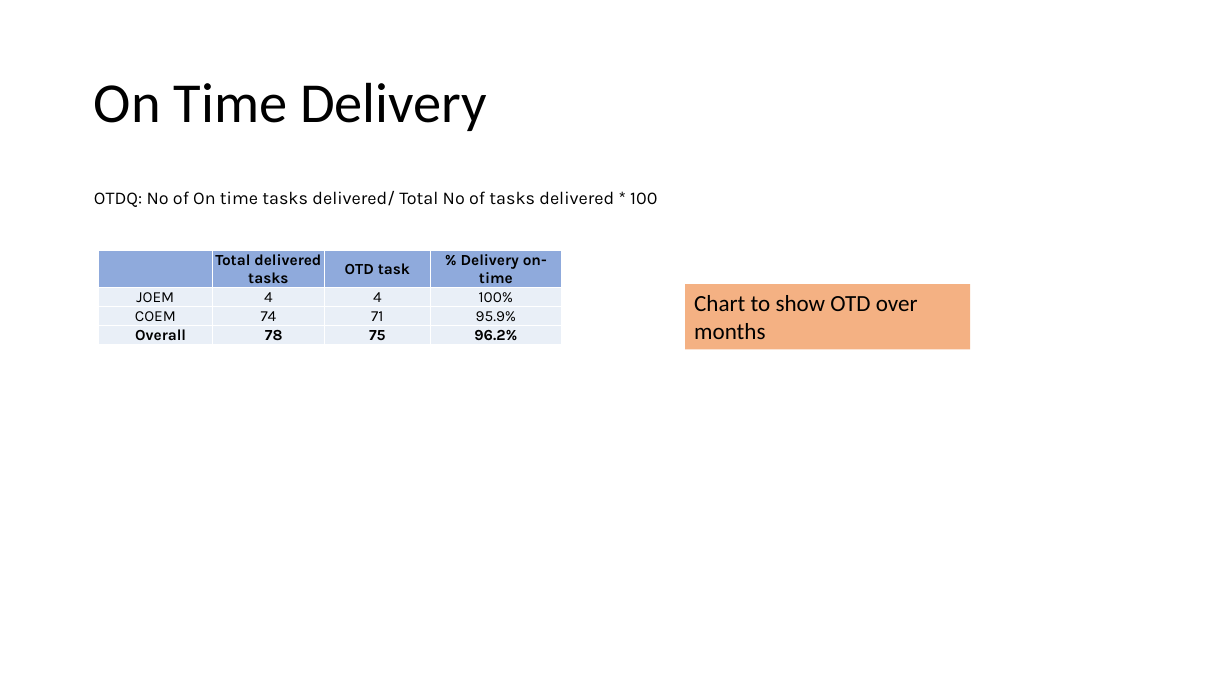
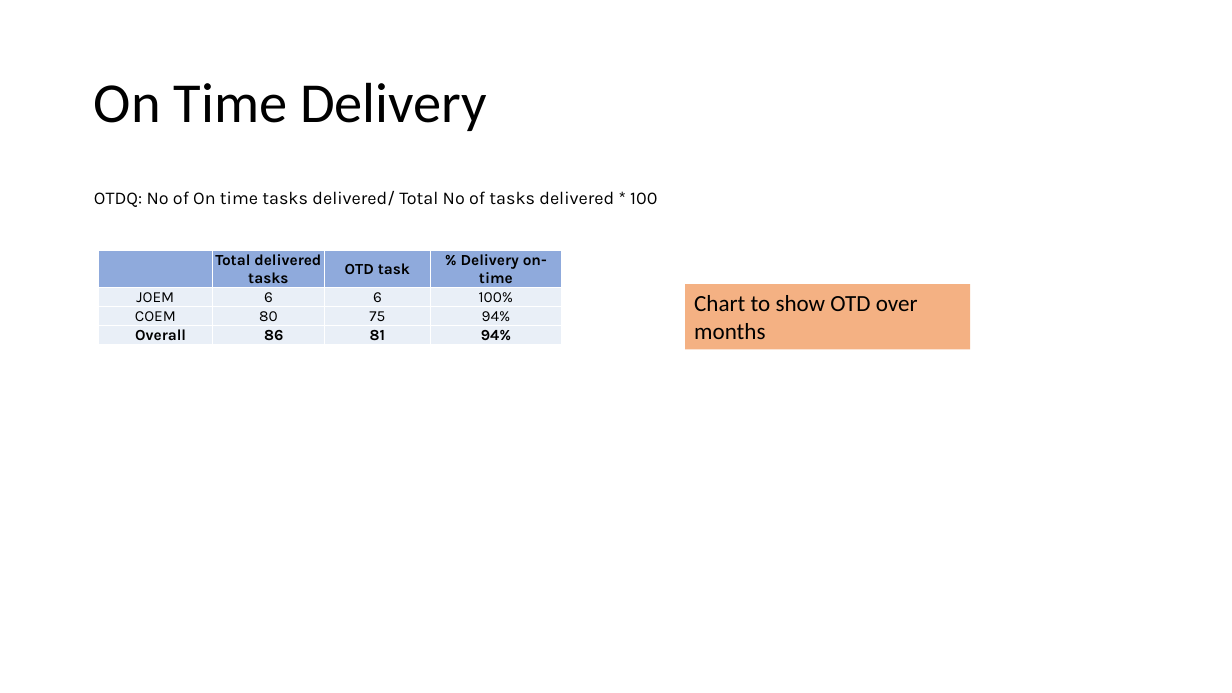
Before and after one commit to trunghieu880/My_Document, a slide deck: slide 10 of 999_NW/Test_Folder/Sample/BanVien_MonthlyReport_May_2020.pptx (slide 11 before the commit). Drawn at 1232x693 pixels with LibreOffice and Linux fonts; fonts in the diff are those of the drawing. Boxes give left, top, right and bottom in pixels: in the first picture for what was removed or moved away, otherwise in the second. Text is boxed around its words. In the diff, an @@ line names an element or a change of style, - is before the commit and + after.

```diff
--- a/999_NW/Test_Folder/Sample/BanVien_MonthlyReport_May_2020.pptx
+++ b/999_NW/Test_Folder/Sample/BanVien_MonthlyReport_May_2020.pptx
@@ table at <box>98,250,562,347</box> @@
-row 2, column 2: 4
+row 2, column 2: 6
-row 2, column 3: 4
+row 2, column 3: 6
-row 3: COEM | 74 | 71 | 95.9%
+row 3: COEM | 80 | 75 | 94%
-row 4: Overall | 78 | 75 | 96.2%
+row 4: Overall | 86 | 81 | 94%
```
Also in this commit, not shown: 8 other slides changed, 1 slide removed, 1 other file.
